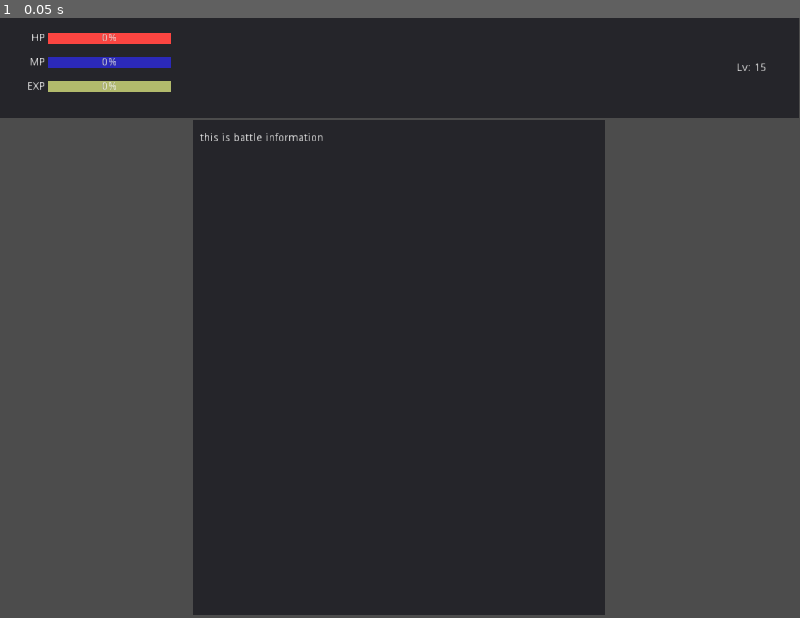
Above: before the commit, frame 1.
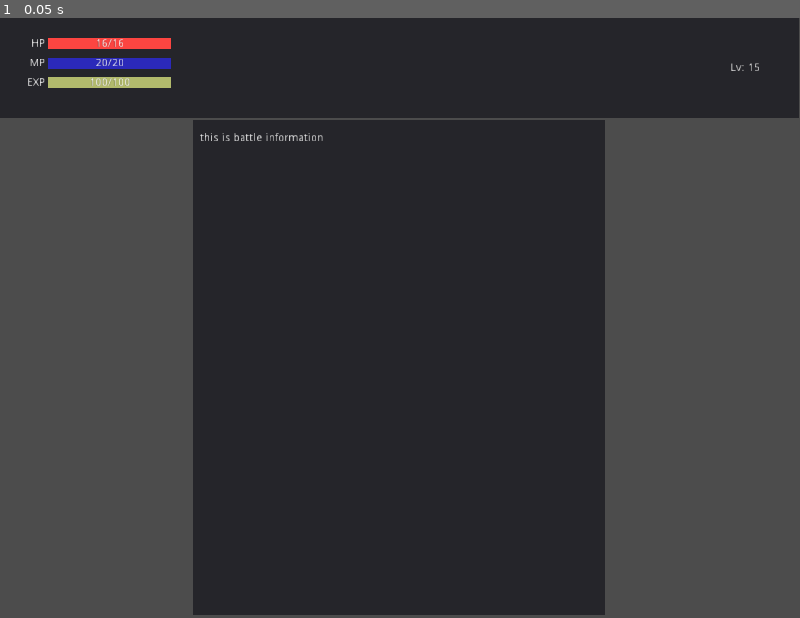
Above: after the commit, the same moment.

Repository: Eldanichu/projects
Game: Godot game, scene res://game.tscn
The game is run twice, just before and just after one commit, with the same random seed, the same clock (stepped at 60 frames per second) and the same inputs. The engine's default icon, where the game draws it, is replaced by a stand-in: a white triangle on a blue panel in a dark square.
Inputs:
- Up to frame 1 (0.05 s): no input

The runs differ from the first frame. In frame 1, 0.6% of the frame differs, in the area x 3-96%, y 2-13%.

Commit message:
计算等级

Diff:
--- /dev/null
+++ b/M001/Data.gd
@@ -0,0 +1,17 @@
+extends Node
+
+
+# Declare member variables here. Examples:
+# var a = 2
+# var b = "text"
+var lvl = Level
+
+# Called when the node enters the scene tree for the first time.
+func _ready():
+	lvl.new().init_level()
+	pass # Replace with function body.
+
+
+# Called every frame. 'delta' is the elapsed time since the previous frame.
+#func _process(delta):
+#	pass
--- a/M001/game.gd
+++ b/M001/game.gd
@@ -1,10 +1,9 @@
 extends Node
-
-var L;
+class_name Game
 
 func _ready():
-	L = Level.new()
-	L.init_level()
+	print("game ready")
+	pass
 
 func _exit_tree():
-	L.free()
+	pass
--- a/M001/game.tscn
+++ b/M001/game.tscn
@@ -1,9 +1,72 @@
-[gd_scene load_steps=3 format=2]
+[gd_scene load_steps=10 format=2]
 
 [ext_resource path="res://ui.tscn" type="PackedScene" id=1]
 [ext_resource path="res://game.gd" type="Script" id=2]
+[ext_resource path="res://icon.png" type="Texture" id=3]
+[ext_resource path="res://player.gd" type="Script" id=4]
 
-[node name="Node" type="Node"]
+[sub_resource type="VisualShaderNodeInput" id=1]
+input_name = "uv"
+
+[sub_resource type="VisualShaderNodeScalarOp" id=2]
+default_input_values = [ 0, 0.0, 1, 2.2 ]
+
+[sub_resource type="VisualShaderNodeScalarFunc" id=3]
+function = 0
+
+[sub_resource type="VisualShader" id=4]
+code = "shader_type canvas_item;
+
+
+
+void vertex() {
+// Input:2
+	vec3 n_out2p0 = vec3(UV,0.0);
+
+// ScalarOp:3
+	float n_in3p1 = 2.20000;
+	float n_out3p0 = dot(n_out2p0, vec3(0.333333, 0.333333, 0.333333)) + n_in3p1;
+
+// ScalarFunc:4
+	float n_out4p0 = sin(n_out3p0);
+
+// Output:0
+	COLOR.rgb = vec3(n_out4p0);
+
+}
+
+void fragment() {
+// Output:0
+
+}
+
+void light() {
+// Output:0
+
+}
+"
+mode = 1
+flags/light_only = false
+nodes/vertex/0/position = Vector2( 1780, 160 )
+nodes/vertex/2/node = SubResource( 1 )
+nodes/vertex/2/position = Vector2( 260, 160 )
+nodes/vertex/3/node = SubResource( 2 )
+nodes/vertex/3/position = Vector2( 500, 140 )
+nodes/vertex/4/node = SubResource( 3 )
+nodes/vertex/4/position = Vector2( 720, 140 )
+nodes/vertex/connections = PoolIntArray( 2, 0, 3, 0, 4, 0, 0, 2, 3, 0, 4, 0 )
+nodes/fragment/0/position = Vector2( 540, 120 )
+
+[sub_resource type="ShaderMaterial" id=5]
+shader = SubResource( 4 )
+
+[node name="main" type="Node"]
 script = ExtResource( 2 )
 
 [node name="ui" parent="." instance=ExtResource( 1 )]
+
+[node name="player" type="Sprite" parent="ui"]
+material = SubResource( 5 )
+position = Vector2( 1062, 35 )
+texture = ExtResource( 3 )
+script = ExtResource( 4 )
--- a/M001/levels.gd
+++ /dev/null
@@ -1,30 +0,0 @@
-extends Node
-class_name Level
-
-const sum_of_leveling_time = 401700
-const minLevel = 1
-const maxLevel = 99
-const leveling_time = {
-	"lt36":60,
-	"lt70":5400,
-	"lt100":7200
-}
-
-var levels={}
-
-func init_level():
-	for i in range(minLevel,maxLevel):
-		if(i < 36):
-			levels[str(i)] = _calc_level_exp(i,leveling_time["lt36"])
-		elif((i < 70)):
-			levels[str(i)] = _calc_level_exp(i,leveling_time["lt70"])
-		elif((i < 100)):
-			levels[str(i)] = _calc_level_exp(i,leveling_time["lt100"])
-	print(levels)
-
-func _calc_level_exp(level,const_time):
-	var r = (level * const_time * 1000000) / maxLevel  / sum_of_leveling_time * maxLevel
-	var mods = r- ( r % 100 )
-	if(mods == 0):
-		return  100
-	return mods
--- /dev/null
+++ b/M001/player.gd
@@ -0,0 +1,7 @@
+extends Sprite
+
+onready var ui = get_parent()
+onready var hp = ui.get_node("top/v/m1/HBoxContainer/p_hp/lbl_hp_val")
+
+func _ready():
+	pass
--- a/M001/project.godot
+++ b/M001/project.godot
@@ -10,12 +10,24 @@
 
 _global_script_classes=[ {
 "base": "Node",
-"class": "Level",
+"class": "Game",
 "language": "GDScript",
-"path": "res://levels.gd"
+"path": "res://game.gd"
+}, {
+"base": "Node",
+"class": "Props",
+"language": "GDScript",
+"path": "res://props_player.gd"
+}, {
+"base": "Control",
+"class": "UI",
+"language": "GDScript",
+"path": "res://ui.gd"
 } ]
 _global_script_class_icons={
-"Level": ""
+"Game": "",
+"Props": "",
+"UI": ""
 }
 
 [application]
--- /dev/null
+++ b/M001/props_player.gd
@@ -0,0 +1,50 @@
+extends Node
+class_name Props
+
+const sum_of_leveling_time = 401700
+const minLevel = 1
+const maxLevel = 99
+const leveling_time = {
+	"lt36":60,
+	"lt70":5400,
+	"lt100":7200
+}
+
+var props=[] setget ,get_levels_props
+
+func init_level():
+	for i in range(minLevel,maxLevel):
+		var _o = {}
+		if(i < 36):
+			_o['expr'] = _calc_level_exp(i,leveling_time["lt36"])
+		elif((i < 70)):
+			_o['expr'] = _calc_level_exp(i,leveling_time["lt70"])
+		elif((i < 100)):
+			_o['expr'] = _calc_level_exp(i,leveling_time["lt100"])
+		_o['hp'] =_calc_level_hp(i)
+		_o['mp'] = _calc_level_mp(i)
+		props.append(_o)
+
+func _calc_level_exp(level,const_time):
+	var r = (level * const_time * 1000000) / maxLevel  / sum_of_leveling_time * maxLevel
+	var mods = r - ( r % 100 )
+	if(mods == 0):
+		return  100
+	return mods
+
+func _calc_level_hp(i):
+	return {
+		'fs':int (14 + (int(i/ 15 +  2)*i)),
+		'ds':int (14 + (int(i/ 6  +  3)*i)),
+		'zs':int (14 + (int(i/ 4  +  5)*i))
+	}
+
+func _calc_level_mp(i):
+		return {
+		'fs':int(13 + (int(i/ 5  +  2)*2.2*i)),
+		'ds':int(13 + (int(i/ 8  +  5)*2.2*i)),
+		'zs':int(13 + (i*3.5))
+	}
+
+func get_levels_props():
+	return props
--- a/M001/top.tscn
+++ b/M001/top.tscn
@@ -9,14 +9,14 @@
 [sub_resource type="StyleBoxFlat" id=3]
 bg_color = Color( 0.168627, 0.160784, 0.729412, 1 )
 
+[sub_resource type="StyleBoxFlat" id=4]
+bg_color = Color( 0.890196, 0.929412, 0.513726, 0.741176 )
+
 [sub_resource type="StyleBoxFlat" id=5]
-bg_color = Color( 0.890196, 0.929412, 0.513726, 0.741176 )
-
-[sub_resource type="StyleBoxFlat" id=6]
 bg_color = Color( 0.6, 0.6, 0.6, 0 )
 border_color = Color( 0.8, 0.8, 0.8, 0 )
 
-[sub_resource type="StyleBoxFlat" id=7]
+[sub_resource type="StyleBoxFlat" id=6]
 bg_color = Color( 0.6, 0.6, 0.6, 0 )
 
 [node name="top" type="Panel"]
@@ -29,26 +29,34 @@
 
 [node name="v" type="VBoxContainer" parent="."]
 anchor_top = 0.5
-anchor_bottom = 0.5
+anchor_bottom = 0.608
 margin_left = 20.0
 margin_top = -45.0
 margin_right = 220.0
 margin_bottom = 45.0
 size_flags_horizontal = 3
 size_flags_vertical = 3
+size_flags_stretch_ratio = 5.13
 __meta__ = {
 "_edit_lock_": true,
 "_edit_use_anchors_": false
 }
 
-[node name="HBoxContainer" type="HBoxContainer" parent="v"]
-margin_right = 200.0
-margin_bottom = 27.0
-size_flags_vertical = 7
-
-[node name="l_hp" type="Label" parent="v/HBoxContainer"]
+[node name="m1" type="MarginContainer" parent="v"]
+margin_right = 200.0
+margin_bottom = 21.0
+size_flags_stretch_ratio = 3.58
+custom_constants/margin_top = 7
+
+[node name="HBoxContainer" type="HBoxContainer" parent="v/m1"]
+margin_top = 7.0
+margin_right = 200.0
+margin_bottom = 21.0
+size_flags_vertical = 5
+
+[node name="l_hp" type="Label" parent="v/m1/HBoxContainer"]
 margin_right = 39.0
-margin_bottom = 27.0
+margin_bottom = 14.0
 grow_horizontal = 0
 size_flags_horizontal = 3
 size_flags_vertical = 1
@@ -56,19 +64,22 @@
 text = "HP"
 align = 2
 
-[node name="p_hp" type="ProgressBar" parent="v/HBoxContainer"]
+[node name="p_hp" type="ProgressBar" parent="v/m1/HBoxContainer"]
 margin_left = 43.0
 margin_right = 200.0
 margin_bottom = 14.0
 size_flags_horizontal = 3
+size_flags_vertical = 1
 size_flags_stretch_ratio = 2.75
 custom_styles/bg = SubResource( 1 )
-
-[node name="p_hp_ov" type="ProgressBar" parent="v/HBoxContainer/p_hp"]
+percent_visible = false
+
+[node name="p_hp_ov" type="ProgressBar" parent="v/m1/HBoxContainer/p_hp"]
 visible = false
 margin_right = 157.0
 margin_bottom = 14.0
 size_flags_horizontal = 3
+size_flags_vertical = 1
 size_flags_stretch_ratio = 2.75
 custom_styles/bg = SubResource( 2 )
 __meta__ = {
@@ -76,15 +87,32 @@
 "_editor_description_": ""
 }
 
-[node name="HBoxContainer2" type="HBoxContainer" parent="v"]
-margin_top = 31.0
-margin_right = 200.0
-margin_bottom = 58.0
-size_flags_vertical = 3
-
-[node name="l_mp" type="Label" parent="v/HBoxContainer2"]
+[node name="lbl_hp_val" type="Label" parent="v/m1/HBoxContainer/p_hp"]
+margin_right = 157.0
+margin_bottom = 14.0
+text = "16/16"
+align = 1
+valign = 1
+clip_text = true
+__meta__ = {
+"_edit_use_anchors_": false,
+"_editor_description_": ""
+}
+
+[node name="m2" type="MarginContainer" parent="v"]
+margin_top = 25.0
+margin_right = 200.0
+margin_bottom = 46.0
+custom_constants/margin_top = 7
+
+[node name="HBoxContainer2" type="HBoxContainer" parent="v/m2"]
+margin_top = 7.0
+margin_right = 200.0
+margin_bottom = 21.0
+
+[node name="l_mp" type="Label" parent="v/m2/HBoxContainer2"]
 margin_right = 39.0
-margin_bottom = 27.0
+margin_bottom = 14.0
 grow_horizontal = 0
 size_flags_horizontal = 3
 size_flags_vertical = 1
@@ -92,27 +120,47 @@
 text = "MP"
 align = 2
 
-[node name="p_mp" type="ProgressBar" parent="v/HBoxContainer2"]
+[node name="p_mp" type="ProgressBar" parent="v/m2/HBoxContainer2"]
 margin_left = 43.0
 margin_right = 200.0
 margin_bottom = 14.0
 size_flags_horizontal = 3
+size_flags_vertical = 1
 size_flags_stretch_ratio = 2.75
 custom_styles/bg = SubResource( 3 )
-__meta__ = {
-"_edit_use_anchors_": false,
-"_editor_description_": ""
-}
-
-[node name="HBoxContainer3" type="HBoxContainer" parent="v"]
-margin_top = 62.0
-margin_right = 200.0
-margin_bottom = 90.0
-size_flags_vertical = 7
-
-[node name="l_exp" type="Label" parent="v/HBoxContainer3"]
+percent_visible = false
+__meta__ = {
+"_edit_use_anchors_": false,
+"_editor_description_": ""
+}
+
+[node name="lbl_mp_val" type="Label" parent="v/m2/HBoxContainer2/p_mp"]
+margin_right = 157.0
+margin_bottom = 14.0
+text = "20/20"
+align = 1
+valign = 1
+clip_text = true
+__meta__ = {
+"_edit_use_anchors_": false,
+"_editor_description_": ""
+}
+
+[node name="m3" type="MarginContainer" parent="v"]
+margin_top = 50.0
+margin_right = 200.0
+margin_bottom = 71.0
+size_flags_stretch_ratio = 0.0
+custom_constants/margin_top = 7
+
+[node name="HBoxContainer3" type="HBoxContainer" parent="v/m3"]
+margin_top = 7.0
+margin_right = 200.0
+margin_bottom = 21.0
+
+[node name="l_exp" type="Label" parent="v/m3/HBoxContainer3"]
 margin_right = 39.0
-margin_bottom = 28.0
+margin_bottom = 14.0
 grow_horizontal = 0
 size_flags_horizontal = 3
 size_flags_vertical = 1
@@ -120,31 +168,54 @@
 text = "EXP"
 align = 2
 
-[node name="p_exp" type="ProgressBar" parent="v/HBoxContainer3"]
+[node name="p_exp" type="ProgressBar" parent="v/m3/HBoxContainer3"]
 margin_left = 43.0
 margin_right = 200.0
 margin_bottom = 14.0
 size_flags_horizontal = 3
-size_flags_stretch_ratio = 2.75
-custom_styles/bg = SubResource( 5 )
+size_flags_vertical = 1
+size_flags_stretch_ratio = 2.75
+custom_styles/bg = SubResource( 4 )
 custom_colors/font_color = Color( 1, 1, 1, 1 )
-__meta__ = {
-"_editor_description_": ""
-}
-
-[node name="HBoxContainer" type="HBoxContainer" parent="."]
+percent_visible = false
+__meta__ = {
+"_editor_description_": ""
+}
+
+[node name="lbl_exp_val" type="Label" parent="v/m3/HBoxContainer3/p_exp"]
+margin_right = 157.0
+margin_bottom = 14.0
+text = "100/100"
+align = 1
+valign = 1
+clip_text = true
+__meta__ = {
+"_edit_use_anchors_": false
+}
+
+[node name="MarginContainer" type="MarginContainer" parent="."]
 anchor_left = 1.0
 anchor_top = 0.5
 anchor_right = 1.0
 anchor_bottom = 0.5
-margin_left = -80.0
+margin_left = -88.0
 margin_top = -20.0
 margin_bottom = 20.0
-__meta__ = {
-"_edit_use_anchors_": false
-}
-
-[node name="Label" type="Label" parent="HBoxContainer"]
+custom_constants/margin_right = 8
+__meta__ = {
+"_edit_use_anchors_": false
+}
+
+[node name="HBoxContainer" type="HBoxContainer" parent="MarginContainer"]
+margin_right = 80.0
+margin_bottom = 40.0
+size_flags_horizontal = 3
+size_flags_vertical = 3
+__meta__ = {
+"_edit_use_anchors_": false
+}
+
+[node name="Label" type="Label" parent="MarginContainer/HBoxContainer"]
 margin_top = 13.0
 margin_right = 18.0
 margin_bottom = 27.0
@@ -155,15 +226,15 @@
 "_edit_use_anchors_": false
 }
 
-[node name="LineEdit" type="LineEdit" parent="HBoxContainer"]
+[node name="LineEdit" type="LineEdit" parent="MarginContainer/HBoxContainer"]
 margin_left = 22.0
 margin_right = 80.0
 margin_bottom = 40.0
 focus_mode = 0
 mouse_filter = 2
 mouse_default_cursor_shape = 0
-custom_styles/read_only = SubResource( 6 )
-custom_styles/focus = SubResource( 7 )
+custom_styles/read_only = SubResource( 5 )
+custom_styles/focus = SubResource( 6 )
 custom_colors/font_color_uneditable = Color( 1, 1, 1, 1 )
 text = "15"
 align = 3
--- a/M001/ui.gd
+++ b/M001/ui.gd
@@ -1,19 +1,10 @@
 extends Control
+class_name UI
 
-onready var p_hp = $top/v/HBoxContainer/p_hp
-onready var l_hp = $top/v/HBoxContainer/l_hp
+onready var l_exp_val = $top/v/m3/HBoxContainer3/p_exp/lbl_exp_val
 
-onready var p_mp = $top/v/HBoxContainer/p_mp
-onready var l_mp = $top/v/HBoxContainer/l_mp
-
-onready var p_exp = $top/v/HBoxContainer/p_exp
-onready var l_exp = $top/v/HBoxContainer/l_exp
+var props= Props.new();
 
 func _ready():
-	_bind_events()
-
-func on_hp_changed(v):
-	print(v)
-
-func _bind_events():
-	p_hp.connect("value_changed",self,'on_hp_changed',[p_hp.value, p_hp.max_value])
+	props.init_level()
+	pass
Not shown, changed: M001/debug.log
Not shown, changed: 游戏公式.xlsx
